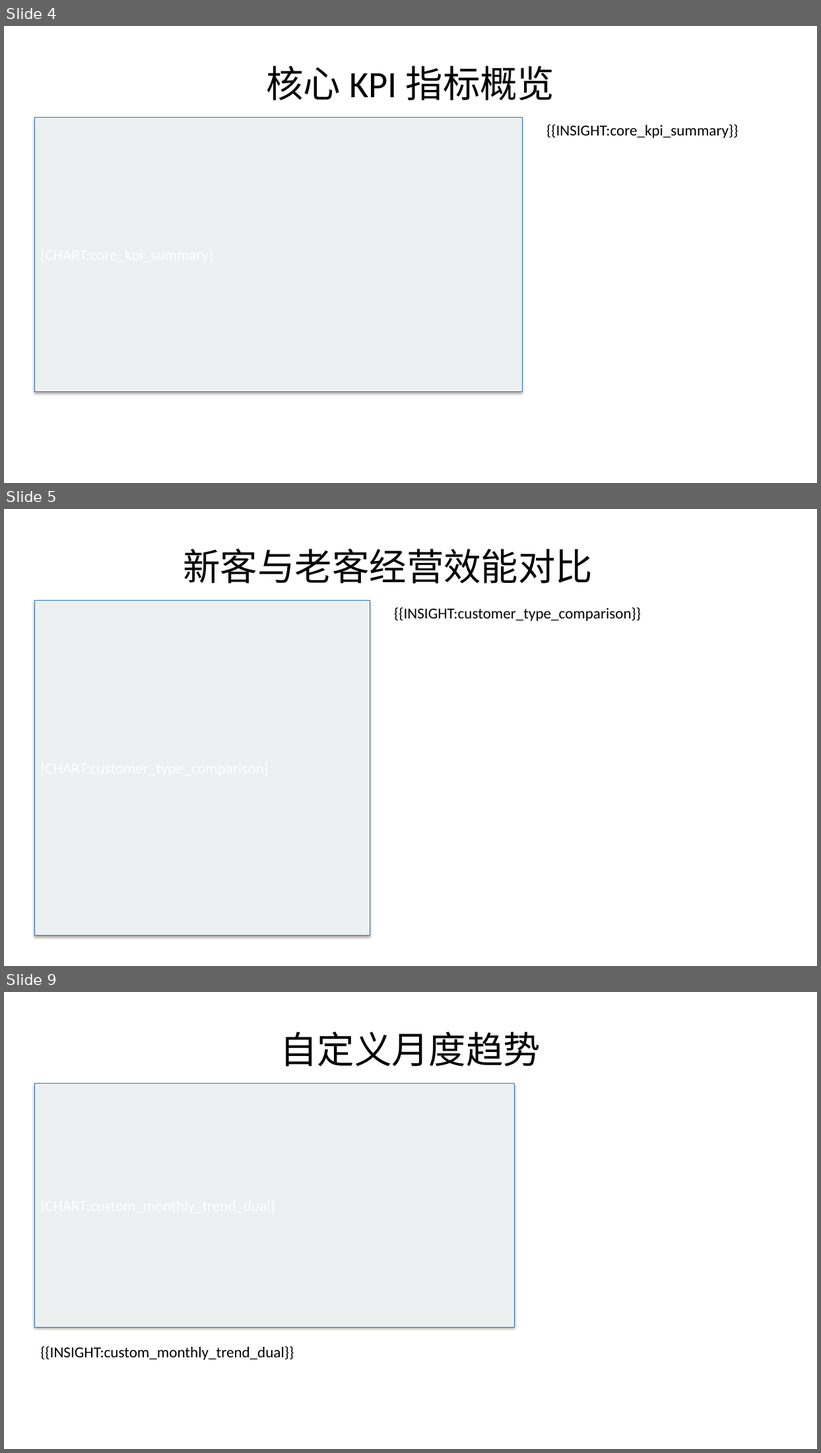
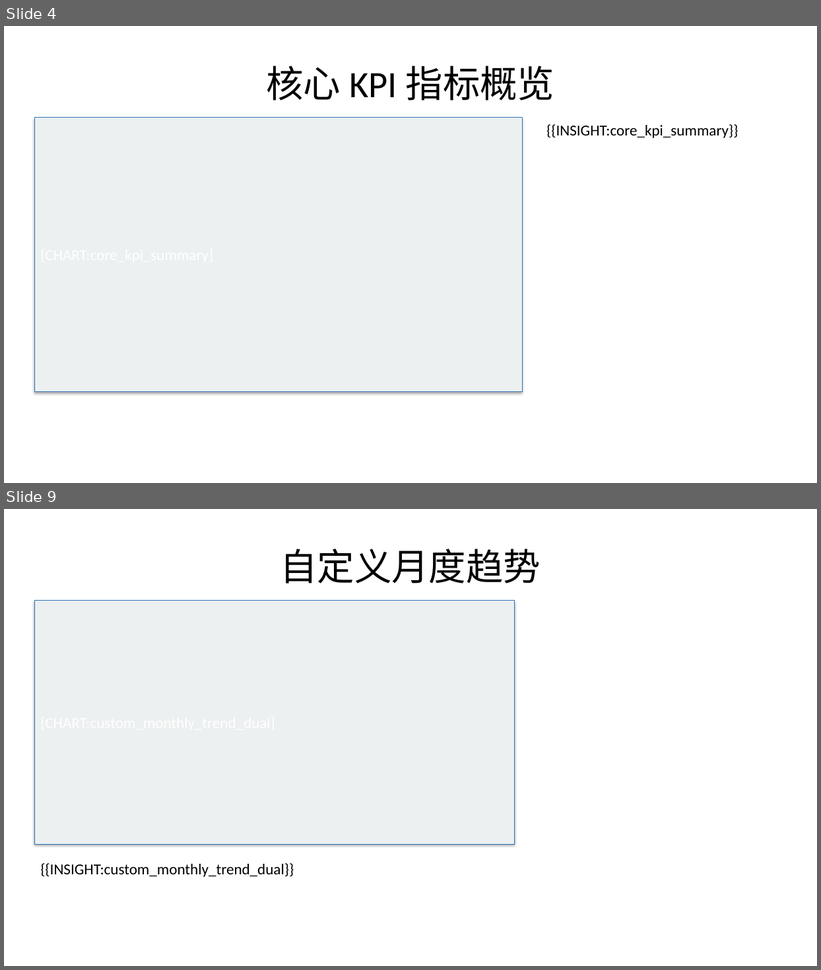
Before and after one commit to lijiahao1996/PPT-Automation, a slide deck: templates/新的报告模板.pptx. Shown one above the other, each under a label of ours: slides 4, 5 and 9 before the commit, slides 4 and 9 after it; the slides between them are not shown. The pictures are 821x1453 and 821x970 pixels, drawn with LibreOffice and Linux fonts; fonts in the diff are those of the drawing. Boxes give left, top, right and bottom in pixels: in the first picture for what was removed or moved away, otherwise in the second. Text is boxed around its words. In the diff, an @@ line names an element or a change of style, - is before the commit and + after.

```diff
--- a/templates/新的报告模板.pptx
+++ b/templates/新的报告模板.pptx
@@ slide 5 removed at box(4, 509, 817, 966), background #FFFFFF @@
@@ title removed at box(183, 549, 593, 584) @@
-新客与老客经营效能对比
@@ rectangle removed at box(34, 601, 370, 936) @@
@@ text removed at box(394, 607, 641, 621) @@
-{{INSIGHT:customer_type_comparison}}
```
Also in this commit, not shown: 3 slides changed, 1 slide added, 1 other slide removed, 5 other files.
